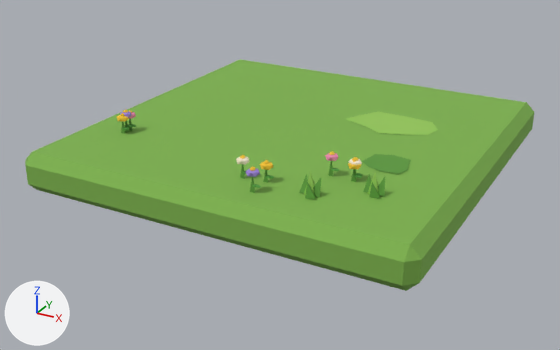
The FBX model client/CityBuilder/Assets/_Project/Art/Resources/Models/common/tile_grass_b.fbx as it was, and as the next commit left it.
The view is the same before and after, from a 50 mm camera at (0.874, -1.699, 0.694) aimed at (-0.022, -0.069, -0.121). Lighting does not change. The marker at lower left points along +X, +Y and +Z. The first picture is the older version. Where no turn or scale is listed for an object, it has been applied to the vertices.

In view in the first picture: 'tile_grass_b'.
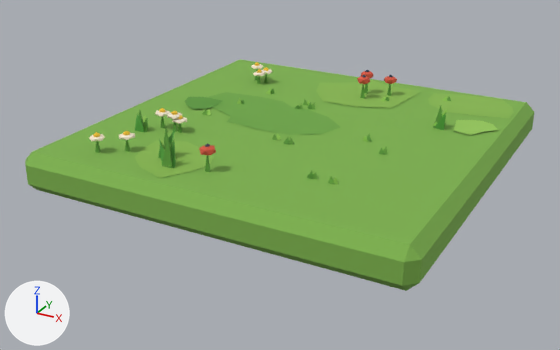
Location of each change, [x1, y1, x2, y2] in pixels of the pictures (560 x 350 px):
'Details', added
    after: [89, 62, 451, 185]
part 1 of me_tile_grass_b, deleted
    before: [117, 109, 385, 199]
part 2 of me_tile_grass_b, built on
    before: [346, 112, 438, 174]
    after: [185, 80, 514, 135]
part 3 of me_tile_grass_b, added (green)
    after: [135, 140, 214, 178]

Edits to the bpy script that builds the scene:
```text
Change me_tile_grass_b:
    used by ob_tile_grass_b; location = (0.0, 0.0, 0.0)
    verts and faces of me_tile_grass_b; kept vertices keep their numbers, new ones are numbered from 444
    remove me_tile_grass_b.from_pydata(...)  # 444 vertices, 644 faces; spans x -0.5..0.5, y -0.5..0.5, z -0.1..0.059
    add me_tile_grass_b.from_pydata(...)  # 92 vertices, 33 faces; spans x -0.5..0.5, y -0.5..0.5, z -0.1..0.004
    me_tile_grass_b part 1: 46 loose pieces with 400 vertices, spanning x -0.38..0.358, y -0.43..-0.228, z -0.003..0.059, are deleted
    me_tile_grass_b part 2
    12 vertices are removed from x 0.083..0.352, y -0.186..0.193, z 0.001..0.002
    2 faces are deleted
    8 vertices move from x 0.203..0.328, y -0.128..0.183, z 0.001..0.002 to x 0.041..0.465, y -0.037..0.409, z 0.001
    50 vertices are added at x -0.385..0.465, y -0.083..0.465, z 0.001..0.004
    6 new faces join them
    me_tile_grass_b part 3
    add verts[456] = (-0.186, -0.244, 0.002)  # pixel (187, 141)
    add verts[457] = (-0.257, -0.272, 0.002)  # pixel (157, 140)
    add verts[458] = (-0.253, -0.337, 0.002)  # pixel (141, 149)
    add verts[459] = (-0.235, -0.387, 0.002)  # pixel (134, 157)
    add verts[460] = (-0.189, -0.427, 0.002)  # pixel (139, 166)
    add verts[461] = (-0.112, -0.456, 0.002)  # pixel (159, 178)
    add verts[462] = (-0.072, -0.392, 0.002)  # pixel (191, 171)
    add verts[463] = (-0.056, -0.342, 0.002)  # pixel (209, 165)
    add verts[464] = (-0.074, -0.295, 0.002)  # pixel (214, 156)
    add verts[465] = (-0.122, -0.268, 0.002)
    add faces += [(456, 457, 458, 459, 460, 461, 462, 463, 464, 465)]
Add me_details:
    me_details.from_pydata(...)  # 536 vertices, 728 faces; spans x -0.354..0.344, y -0.419..0.392, z -0.005..0.083
    me_details.materials.append(mat_m_palette_era1)  # picture img_palette_era1_png
Add ob_details:
    ob_details = bpy.data.objects.new('Details', me_details)
    ob_details.location = (0.0, 0.0, 0.0)
```
